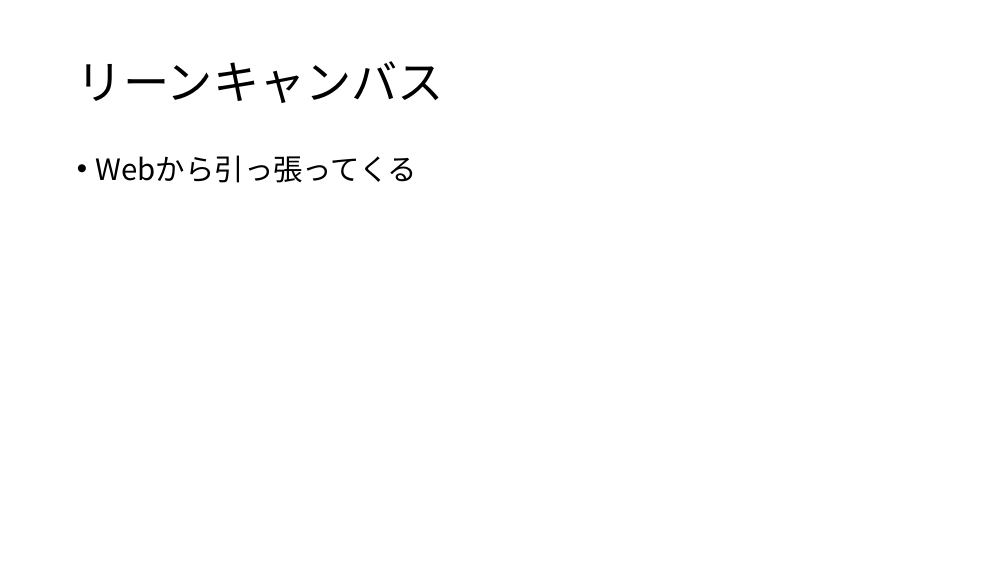
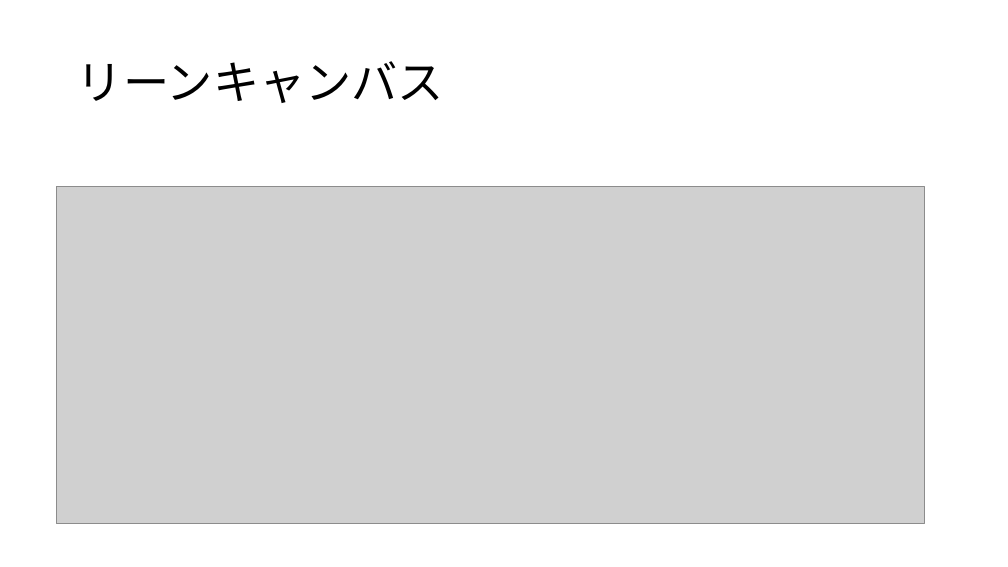
Before and after one commit to gakky0315/-, a slide deck: slide 7 of 図.pptx (slide 5 before the commit). Drawn at 1008x567 pixels with LibreOffice and Linux fonts; fonts in the diff are those of the drawing; grey boxes stand for pictures. Boxes give left, top, right and bottom in pixels: in the first picture for what was removed or moved away, otherwise in the second. Text is boxed around its words. In the diff, an @@ line names an element or a change of style, - is before the commit and + after.

```diff
--- a/図.pptx
+++ b/図.pptx
@@ text removed at [96,155,418,183] @@
-• Webから引っ張ってくる
@@ picture added at [56,187,924,524] @@
```
Also in this commit, not shown: 7 other slides changed, 18 slides added, 3 other files.
